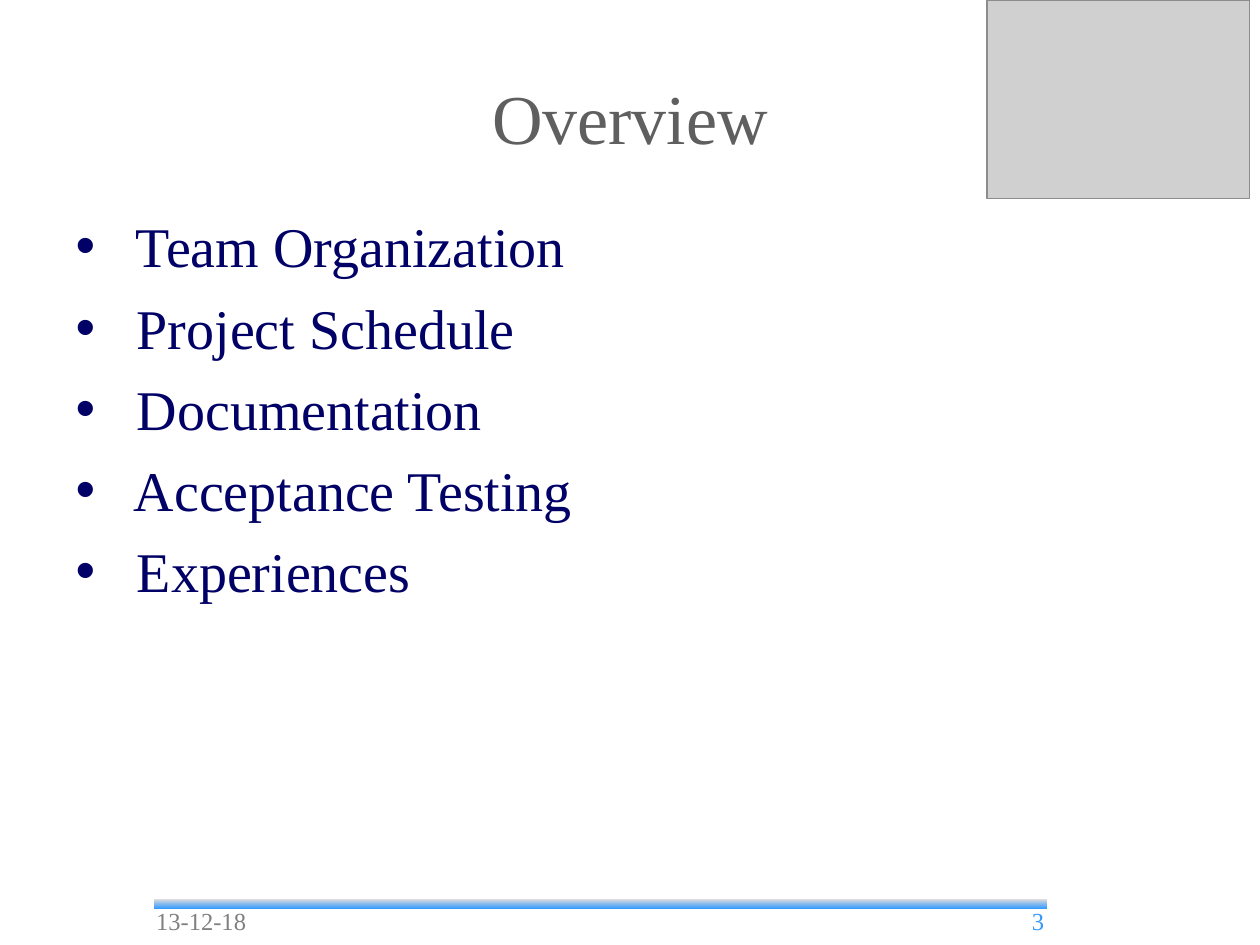
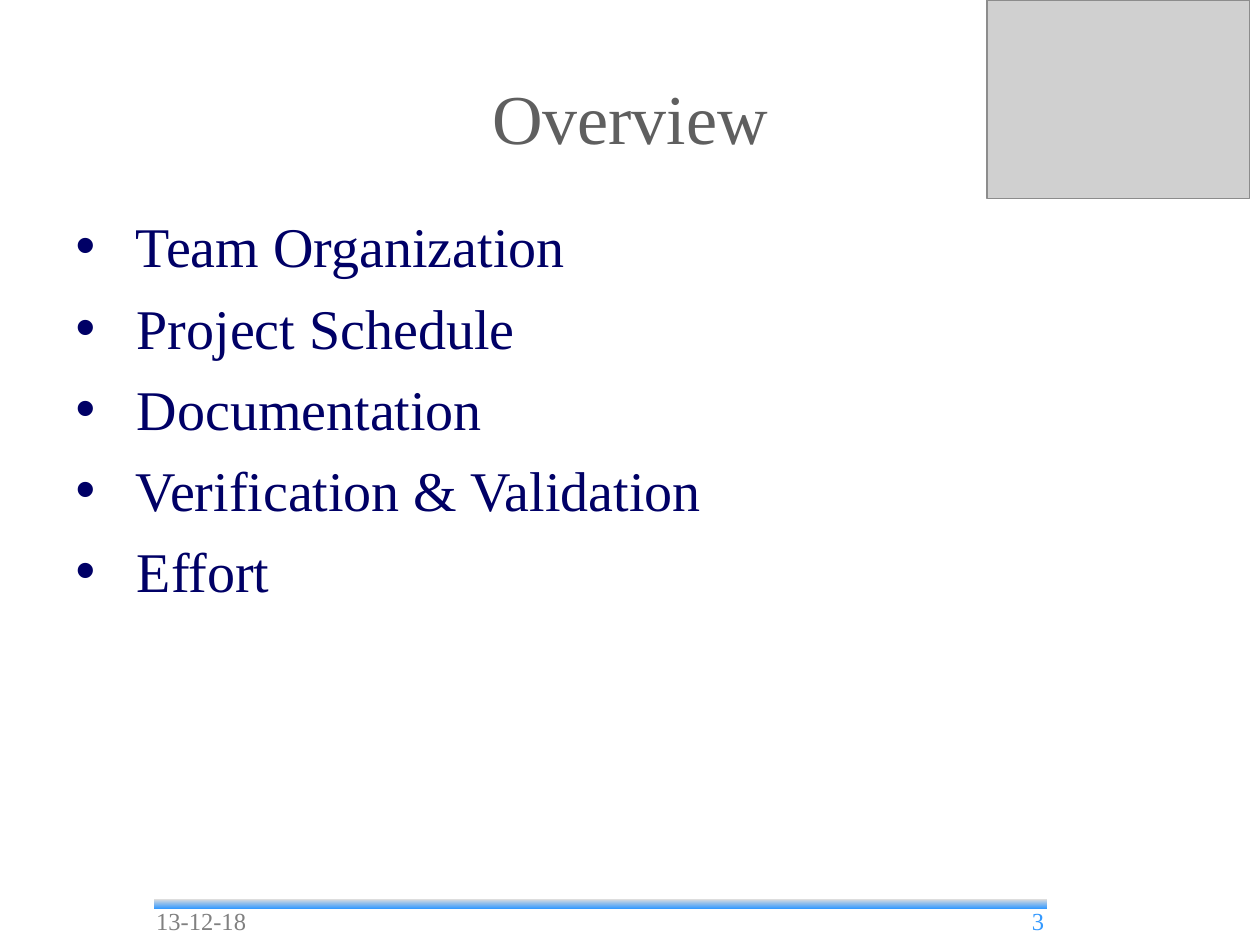
Before and after one commit to andrea-bottoli/DSD, a slide deck: slide 3 of Documentation/Presentations/Beta_Prototype.odp. Drawn at 1260x945 pixels with LibreOffice and Linux fonts; fonts in the diff are those of the drawing; grey boxes stand for pictures; background and template pictures are left out. Boxes give left, top, right and bottom in pixels: in the first picture for what was removed or moved away, otherwise in the second. Text is boxed around its words. In the diff, an @@ line names an element or a change of style, - is before the commit and + after.

```diff
--- a/Documentation/Presentations/Beta_Prototype.odp
+++ b/Documentation/Presentations/Beta_Prototype.odp
@@ text at <box>136,471,701,593</box>: text changed @@
-• Acceptance Testing
-• Experiences
+• Verification & Validation
+• Effort
```
Also in this commit, not shown: 13 other slides changed, 1 other file.
